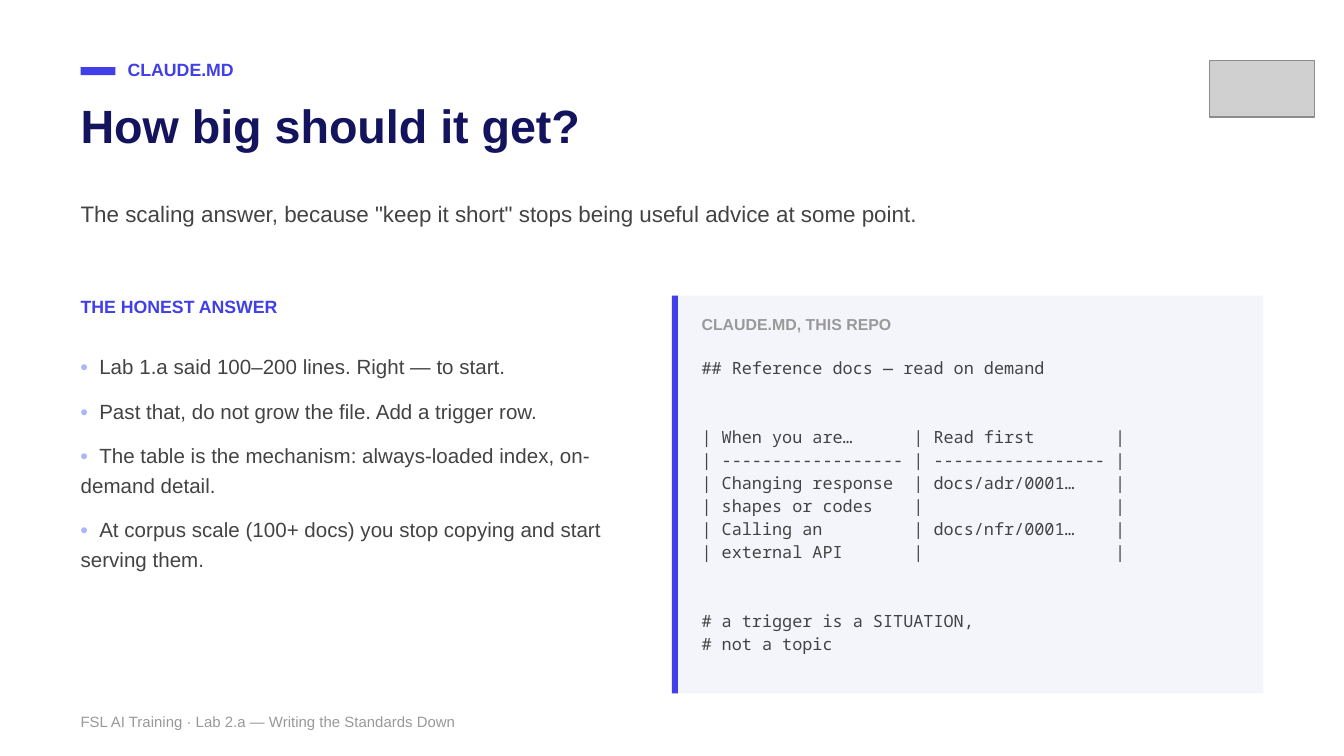
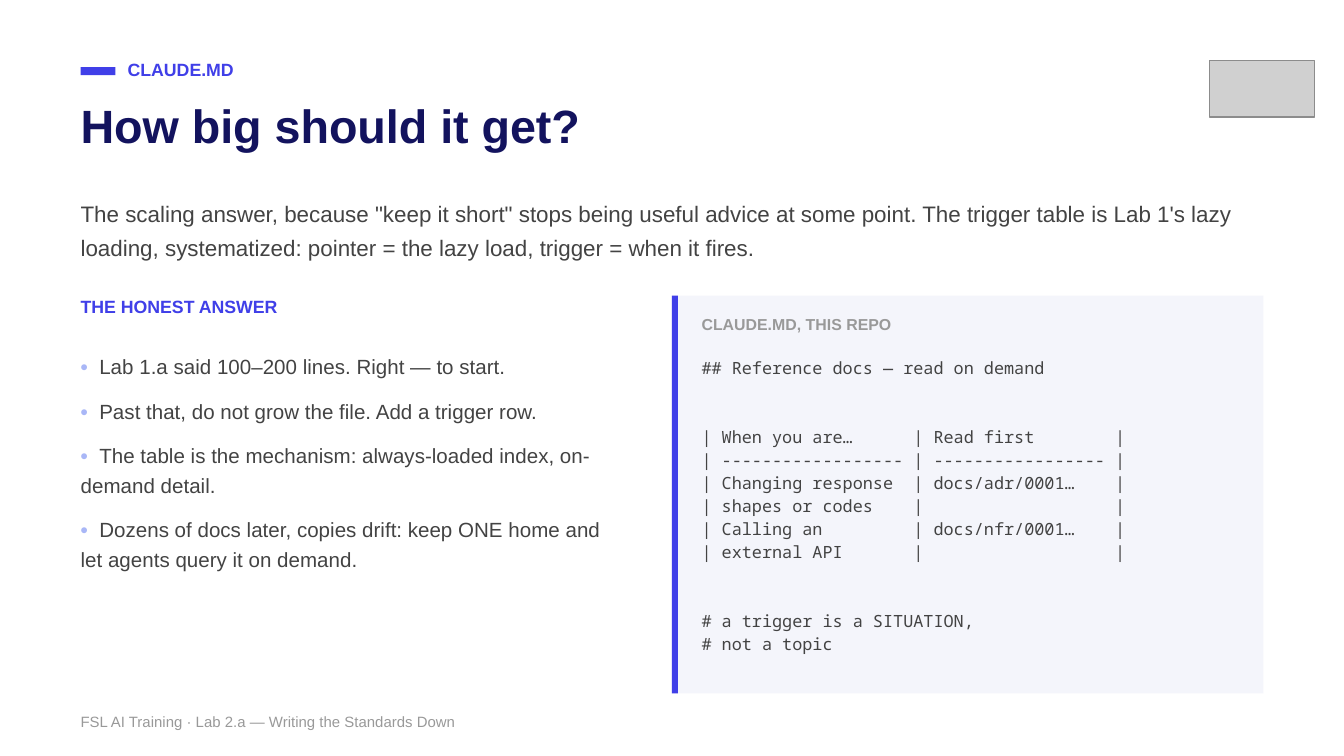
Before and after one commit to mike-tajmajer-fullstacklabs/fsl-taskboard-lab, a slide deck: slide 8 of docs/instructor/lab-2a-writing-the-standards-down.pptx (slide 9 before the commit). Drawn at 1344x756 pixels with LibreOffice and Linux fonts; fonts in the diff are those of the drawing; grey boxes stand for pictures. Boxes give left, top, right and bottom in pixels: in the first picture for what was removed or moved away, otherwise in the second. Text is boxed around its words. In the diff, an @@ line names an element or a change of style, - is before the commit and + after.

```diff
--- a/docs/instructor/lab-2a-writing-the-standards-down.pptx
+++ b/docs/instructor/lab-2a-writing-the-standards-down.pptx
@@ text at <box>81,205,1231,261</box>: text changed @@
-The scaling answer, because "keep it short" stops being useful advice at some point.
+The scaling answer, because "keep it short" stops being useful advice at some point. The trigger table is Lab 1's lazy loading, systematized: pointer = the lazy load, trigger = when it fires.
@@ text at <box>81,522,600,572</box>: text changed @@
-• At corpus scale (100+ docs) you stop copying and start serving them.
+• Dozens of docs later, copies drift: keep ONE home and let agents query it on demand.
```
Also in this commit, not shown: 6 other slides changed, 1 slide added, 2 slides removed, 7 other files.
